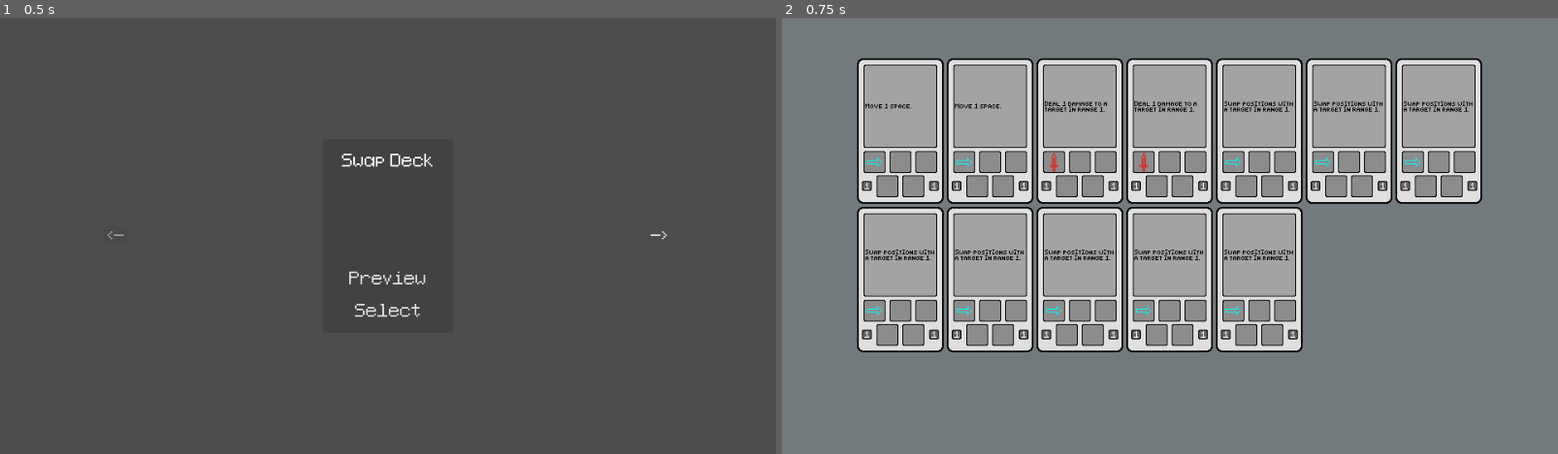
Above: before the commit, frames 1-2 (left to right).
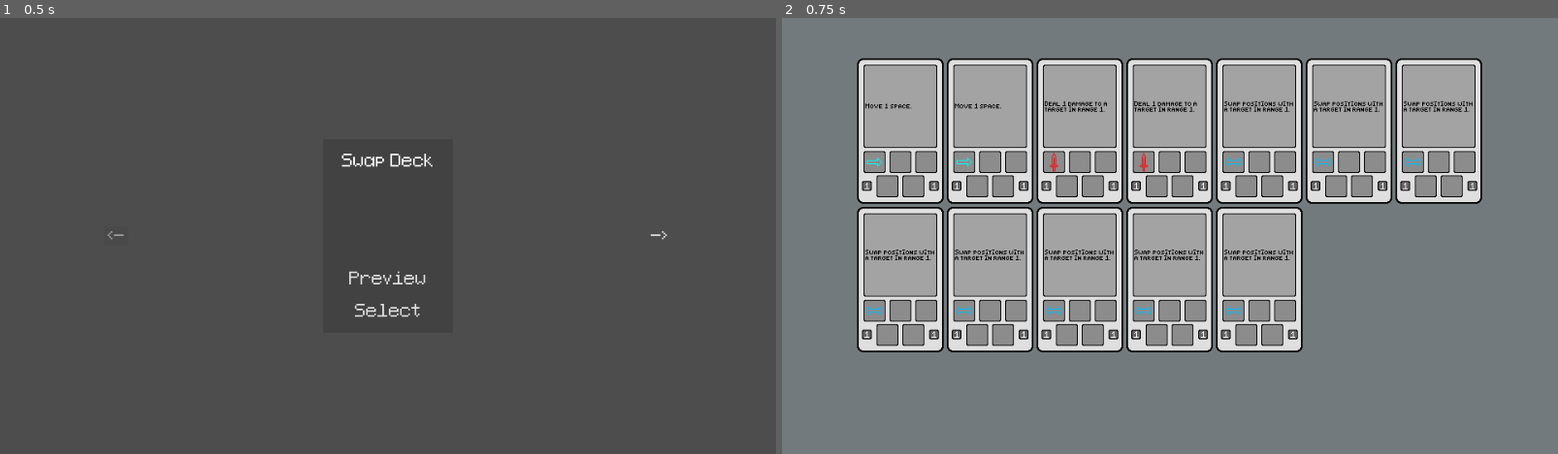
Above: after the commit, the same moments.

Repository: CattacoCattaco/strategy-deckbuilder-roguelike
Game: Godot game, scene res://deck_selection_screen/deck_selection_screen.tscn
The game is run twice, just before and just after one commit, with the same random seed, the same clock (stepped at 60 frames per second) and the same inputs.
Inputs:
- Up to frame 1 (0.5 s): no input
- Up to frame 2 (0.75 s): click "Preview" at 0.5 s

Frame 1 is identical in both runs. In frame 2, 0.2% of the frame differs, in the area x 10-83%, y 32-69%.

Commit message:
Add New Sprites
Added and implemented new thought bubbles, new action markers, and new modifier icons

Diff:
--- a/card/card.gd
+++ b/card/card.gd
@@ -135,20 +135,20 @@
 
 		var action_marker: Tile.ActionMarker
 
-		if effect.base_action is Modifier.Attack:
+		if effect.base_action is Modifier.Push:
+			action_marker = Tile.ActionMarker.PUSH
+		elif effect.base_action is Modifier.Swap:
+			action_marker = Tile.ActionMarker.SWAP
+		elif effect.base_action is Modifier.Attack:
 			action_marker = Tile.ActionMarker.ATTACK
+		elif effect.base_action is Modifier.Defend:
+			action_marker = Tile.ActionMarker.DEFEND
+		elif effect.base_action is Modifier.Poison:
+			action_marker = Tile.ActionMarker.POISON
+		elif effect.base_action is Modifier.Move:
+			action_marker = Tile.ActionMarker.MOVE
 		elif effect.base_action is Modifier.Heal:
 			action_marker = Tile.ActionMarker.HEAL
-		elif effect.base_action is Modifier.Move:
-			action_marker = Tile.ActionMarker.MOVE
-		elif effect.base_action is Modifier.Poison:
-			action_marker = Tile.ActionMarker.POISON
-		elif effect.base_action is Modifier.Defend:
-			action_marker = Tile.ActionMarker.PUSH
-		elif effect.base_action is Modifier.Push:
-			action_marker = Tile.ActionMarker.PUSH
-		elif effect.base_action is Modifier.Swap:
-			action_marker = Tile.ActionMarker.MOVE
 
 		for i in range(rep_count):
 			if i > 0:
--- a/card/modifier/modifier.gd
+++ b/card/modifier/modifier.gd
@@ -154,34 +154,34 @@
 
 
 	func _get_image() -> Texture2D:
+		return preload("res://card/modifier/defend.png")
+
+
+	func _get_sort_order() -> int:
+		return 3
+
+
+	func _get_text(effect_range: int, effect_size: int) -> String:
+		return "Give a target in range %d %d shield" % [effect_range, effect_size]
+
+
+	func _can_target(tile: Tile, _source: TileObject) -> bool:
+		if not tile.object:
+			return false
+
+		return tile.object.data.max_health != -1
+
+
+class Push extends BaseAction:
+	func _get_name() -> String:
+		return "Push"
+
+
+	func _get_image() -> Texture2D:
 		return preload("res://card/modifier/push.png")
 
 
 	func _get_sort_order() -> int:
-		return 3
-
-
-	func _get_text(effect_range: int, effect_size: int) -> String:
-		return "Give a target in range %d %d shield" % [effect_range, effect_size]
-
-
-	func _can_target(tile: Tile, _source: TileObject) -> bool:
-		if not tile.object:
-			return false
-
-		return tile.object.data.max_health != -1
-
-
-class Push extends BaseAction:
-	func _get_name() -> String:
-		return "Push"
-
-
-	func _get_image() -> Texture2D:
-		return preload("res://card/modifier/push.png")
-
-
-	func _get_sort_order() -> int:
 		return 17
 
 
@@ -205,7 +205,7 @@
 
 
 	func _get_image() -> Texture2D:
-		return preload("res://card/modifier/arrow.png")
+		return preload("res://card/modifier/swap.png")
 
 
 	func _get_sort_order() -> int:
--- a/deck_selection_screen/deck_selection_screen.gd
+++ b/deck_selection_screen/deck_selection_screen.gd
@@ -88,6 +88,9 @@
 		CardData.new([Modifier.Heal.new()], 1, 1),
 		CardData.new([Modifier.Push.new()], 2, 3),
 		CardData.new([Modifier.Push.new()], 1, 1),
+		CardData.new([Modifier.Swap.new()], 1, 6),
+		CardData.new([Modifier.Defend.new()], 3, 1),
+		CardData.new([Modifier.Defend.new(), Modifier.Swap.new(), Modifier.Push.new()], 1, 1),
 	]),
 ]
 
--- a/tile_grid/tile/tile.gd
+++ b/tile_grid/tile/tile.gd
@@ -3,12 +3,16 @@
 
 enum ActionMarker {
 	PUSH,
+	SWAP,
 	ATTACK,
+	DEFEND,
 	POISON,
 	MOVE,
 	HEAL,
 	ENEMY_PUSH,
+	ENEMY_SWAP,
 	ENEMY_ATTACK,
+	ENEMY_DEFEND,
 	ENEMY_POISON,
 	ENEMY_MOVE,
 	ENEMY_HEAL,
@@ -67,12 +71,12 @@
 
 		if effect.base_action is Modifier.Push:
 			marker_type = ActionMarker.ENEMY_PUSH
-		elif effect.base_action is Modifier.Defend:
-			marker_type = ActionMarker.ENEMY_PUSH
 		elif effect.base_action is Modifier.Swap:
-			marker_type = ActionMarker.ENEMY_MOVE
+			marker_type = ActionMarker.ENEMY_SWAP
 		elif effect.base_action is Modifier.Attack:
 			marker_type = ActionMarker.ENEMY_ATTACK
+		elif effect.base_action is Modifier.Defend:
+			marker_type = ActionMarker.ENEMY_DEFEND
 		elif effect.base_action is Modifier.Poison:
 			marker_type = ActionMarker.ENEMY_POISON
 		elif effect.base_action is Modifier.Move:
--- a/tile_grid/tile/tile.tscn
+++ b/tile_grid/tile/tile.tscn
@@ -6,20 +6,24 @@
 [ext_resource type="Texture2D" uid="uid://veqi5jg4hg7s" path="res://tile_grid/tile/action_markers/attack_marker.png" id="4_m4xch"]
 [ext_resource type="Texture2D" uid="uid://8484livdbcly" path="res://tile_grid/tile/action_markers/push_marker.png" id="4_qlsys"]
 [ext_resource type="Texture2D" uid="uid://ba7yj3f6jnd13" path="res://tile_grid/tile/action_markers/poison_marker.png" id="5_2s4jd"]
+[ext_resource type="Texture2D" uid="uid://crhxkbe2e42ro" path="res://tile_grid/tile/action_markers/swap_marker.png" id="5_2xeda"]
 [ext_resource type="Texture2D" uid="uid://56uyg7dx75c8" path="res://tile_grid/tile/action_markers/move_marker.png" id="6_a0n5t"]
 [ext_resource type="Texture2D" uid="uid://bd4uby3twrmrp" path="res://tile_grid/tile/action_markers/heal_marker.png" id="7_a3ykk"]
+[ext_resource type="Texture2D" uid="uid://biiemqhf2bhcd" path="res://tile_grid/tile/action_markers/defend_marker.png" id="7_l77t7"]
 [ext_resource type="Theme" uid="uid://cb7yvbnqqc1l" path="res://buttons/flat_button.tres" id="8_2s4jd"]
 [ext_resource type="Texture2D" uid="uid://dmsh45m347832" path="res://tile_grid/tile/action_markers/enemy_attack_marker.png" id="8_28gbb"]
 [ext_resource type="Texture2D" uid="uid://ddnbnu7kpus7i" path="res://tile_grid/tile/action_markers/enemy_poison_marker.png" id="9_o2a2l"]
 [ext_resource type="Texture2D" uid="uid://c2s1bav2fttbg" path="res://tile_grid/tile/action_markers/enemy_push_marker.png" id="9_y3ccy"]
 [ext_resource type="Texture2D" uid="uid://cmh6up588q5q4" path="res://tile_grid/tile/action_markers/enemy_move_marker.png" id="10_qlsys"]
 [ext_resource type="Texture2D" uid="uid://bipjtxwadh7q3" path="res://tile_grid/tile/action_markers/enemy_heal_marker.png" id="11_y3ccy"]
+[ext_resource type="Texture2D" uid="uid://3a7abxr7tsih" path="res://tile_grid/tile/action_markers/enemy_swap_marker.png" id="12_sgl0i"]
+[ext_resource type="Texture2D" uid="uid://cwepoevgjq7f" path="res://tile_grid/tile/action_markers/enemy_defend_marker.png" id="14_dvgx3"]
 
 [node name="Tile" type="Node2D" node_paths=PackedStringArray("bg", "action_markers", "inspect_button", "target_button")]
 script = ExtResource("1_btt4l")
 tile_object_scene = ExtResource("2_exanw")
 bg = NodePath("Sprite")
-action_markers = [NodePath("PushMarker"), NodePath("AttackMarker"), NodePath("PoisonMarker"), NodePath("MoveMarker"), NodePath("HealMarker"), NodePath("EnemyPushMarker"), NodePath("EnemyAttackMarker"), NodePath("EnemyPoisonMarker"), NodePath("EnemyMoveMarker"), NodePath("EnemyHealMarker")]
+action_markers = [NodePath("PushMarker"), NodePath("SwapMarker"), NodePath("AttackMarker"), NodePath("DefendMarker"), NodePath("PoisonMarker"), NodePath("MoveMarker"), NodePath("HealMarker"), NodePath("EnemyPushMarker"), NodePath("EnemySwapMarker"), NodePath("EnemyAttackMarker"), NodePath("EnemyDefendMarker"), NodePath("EnemyPoisonMarker"), NodePath("EnemyMoveMarker"), NodePath("EnemyHealMarker")]
 inspect_button = NodePath("InspectButton")
 target_button = NodePath("TargetButton")
 
@@ -32,9 +36,19 @@
 texture = ExtResource("4_qlsys")
 centered = false
 
+[node name="SwapMarker" type="Sprite2D" parent="."]
+visible = false
+texture = ExtResource("5_2xeda")
+centered = false
+
 [node name="AttackMarker" type="Sprite2D" parent="."]
 visible = false
 texture = ExtResource("4_m4xch")
+centered = false
+
+[node name="DefendMarker" type="Sprite2D" parent="."]
+visible = false
+texture = ExtResource("7_l77t7")
 centered = false
 
 [node name="PoisonMarker" type="Sprite2D" parent="."]
@@ -56,8 +70,16 @@
 texture = ExtResource("9_y3ccy")
 centered = false
 
+[node name="EnemySwapMarker" type="Sprite2D" parent="."]
+texture = ExtResource("12_sgl0i")
+centered = false
+
 [node name="EnemyAttackMarker" type="Sprite2D" parent="."]
 texture = ExtResource("8_28gbb")
+centered = false
+
+[node name="EnemyDefendMarker" type="Sprite2D" parent="."]
+texture = ExtResource("14_dvgx3")
 centered = false
 
 [node name="EnemyPoisonMarker" type="Sprite2D" parent="."]
--- a/tile_grid/tile/tile_object/tile_object.gd
+++ b/tile_grid/tile/tile_object/tile_object.gd
@@ -8,6 +8,9 @@
 	HEAL,
 	MOVE,
 	POISON,
+	PUSH,
+	DEFEND,
+	SWAP,
 	COMPLEX,
 }
 
@@ -17,6 +20,9 @@
 	preload("res://tile_grid/tile/tile_object/thought_bubble/thought_bubble_heal.png"),
 	preload("res://tile_grid/tile/tile_object/thought_bubble/thought_bubble_move.png"),
 	preload("res://tile_grid/tile/tile_object/thought_bubble/thought_bubble_poison.png"),
+	preload("res://tile_grid/tile/tile_object/thought_bubble/thought_bubble_push.png"),
+	preload("res://tile_grid/tile/tile_object/thought_bubble/thought_bubble_defend.png"),
+	preload("res://tile_grid/tile/tile_object/thought_bubble/thought_bubble_swap.png"),
 	preload("res://tile_grid/tile/tile_object/thought_bubble/thought_bubble_complex.png"),
 ]
 
@@ -352,45 +358,53 @@
 
 
 func display_action_thought_bubble(action: CardData) -> void:
-	var is_attack: bool = false
-	var is_heal: bool = false
-	var is_move: bool = false
-	var is_poison: bool = false
+	var thought_bubble_type: ThoughtBubbleType = ThoughtBubbleType.EMPTY
 
 	for modifier in action.modifiers:
 		if modifier is Modifier.Attack:
-			is_attack = true
-
-			if is_heal or is_move or is_poison:
-				set_thought_bubble(ThoughtBubbleType.COMPLEX)
-				return
+			if thought_bubble_type != ThoughtBubbleType.EMPTY:
+				set_thought_bubble(ThoughtBubbleType.COMPLEX)
+				return
+			else:
+				thought_bubble_type = ThoughtBubbleType.ATTACK
 		elif modifier is Modifier.Heal:
-			is_heal = true
-
-			if is_attack or is_move or is_poison:
-				set_thought_bubble(ThoughtBubbleType.COMPLEX)
-				return
+			if thought_bubble_type != ThoughtBubbleType.EMPTY:
+				set_thought_bubble(ThoughtBubbleType.COMPLEX)
+				return
+			else:
+				thought_bubble_type = ThoughtBubbleType.HEAL
 		elif modifier is Modifier.Move:
-			is_move = true
-
-			if is_attack or is_heal or is_poison:
-				set_thought_bubble(ThoughtBubbleType.COMPLEX)
-				return
+			if thought_bubble_type != ThoughtBubbleType.EMPTY:
+				set_thought_bubble(ThoughtBubbleType.COMPLEX)
+				return
+			else:
+				thought_bubble_type = ThoughtBubbleType.MOVE
 		elif modifier is Modifier.Poison:
-			is_poison = true
-
-			if is_attack or is_heal or is_move:
-				set_thought_bubble(ThoughtBubbleType.COMPLEX)
-				return
-
-	if is_attack:
-		set_thought_bubble(ThoughtBubbleType.ATTACK)
-	elif is_heal:
-		set_thought_bubble(ThoughtBubbleType.HEAL)
-	elif is_move:
-		set_thought_bubble(ThoughtBubbleType.MOVE)
-	elif is_poison:
-		set_thought_bubble(ThoughtBubbleType.POISON)
+			if thought_bubble_type != ThoughtBubbleType.EMPTY:
+				set_thought_bubble(ThoughtBubbleType.COMPLEX)
+				return
+			else:
+				thought_bubble_type = ThoughtBubbleType.POISON
+		elif modifier is Modifier.Push:
+			if thought_bubble_type != ThoughtBubbleType.EMPTY:
+				set_thought_bubble(ThoughtBubbleType.COMPLEX)
+				return
+			else:
+				thought_bubble_type = ThoughtBubbleType.PUSH
+		elif modifier is Modifier.Defend:
+			if thought_bubble_type != ThoughtBubbleType.EMPTY:
+				set_thought_bubble(ThoughtBubbleType.COMPLEX)
+				return
+			else:
+				thought_bubble_type = ThoughtBubbleType.DEFEND
+		elif modifier is Modifier.Swap:
+			if thought_bubble_type != ThoughtBubbleType.EMPTY:
+				set_thought_bubble(ThoughtBubbleType.COMPLEX)
+				return
+			else:
+				thought_bubble_type = ThoughtBubbleType.SWAP
+
+	set_thought_bubble(thought_bubble_type)
 
 
 func set_thought_bubble(type: ThoughtBubbleType) -> void:
--- a/tile_grid/tile/tile_object/tile_object.tscn
+++ b/tile_grid/tile/tile_object/tile_object.tscn
@@ -8,15 +8,14 @@
 [ext_resource type="Texture2D" uid="uid://00dpgd6fkw8o" path="res://tile_grid/tile/poison.png" id="5_2n5c3"]
 [ext_resource type="FontFile" uid="uid://dk14ye4bsbhg" path="res://font/Wild Jam 87 Font Small.ttf" id="7_cmywa"]
 
-[sub_resource type="Resource" id="Resource_2n5c3"]
+[sub_resource type="Resource" id="Resource_cmywa"]
 script = ExtResource("2_2i68v")
 metadata/_custom_type_script = "uid://c2nkdbuc7i2gr"
 
-[sub_resource type="Resource" id="Resource_ffs1b"]
+[sub_resource type="Resource" id="Resource_2n5c3"]
 script = ExtResource("3_cmywa")
 texture = ExtResource("2_634g3")
-pushable = null
-action_source = SubResource("Resource_2n5c3")
+action_source = SubResource("Resource_cmywa")
 metadata/_custom_type_script = "uid://g0hmwqu3bxiu"
 
 [sub_resource type="AtlasTexture" id="AtlasTexture_5k012"]
@@ -102,7 +101,7 @@
 poisoned_sprite = NodePath("Poison")
 thought_bubble = NodePath("ThoughtBubble")
 defense_label = NodePath("DefenseLabel")
-data = SubResource("Resource_ffs1b")
+data = SubResource("Resource_2n5c3")
 
 [node name="Sprite" type="AnimatedSprite2D" parent="."]
 sprite_frames = SubResource("SpriteFrames_sf4dn")
@@ -113,7 +112,7 @@
 [node name="Poison" type="AnimatedSprite2D" parent="."]
 visible = false
 sprite_frames = SubResource("SpriteFrames_nfi5s")
-frame_progress = 0.28714377
+frame_progress = 0.50647163
 centered = false
 
 [node name="ThoughtBubble" type="Sprite2D" parent="."]
Binary file added: card/modifier/defend.png
Not shown, added: card/modifier/defend.png.import
Binary file added: card/modifier/swap.png
Not shown, added: card/modifier/swap.png.import
Binary file added: tile_grid/tile/action_markers/defend_marker.png
Not shown, added: tile_grid/tile/action_markers/defend_marker.png.import
Binary file added: tile_grid/tile/action_markers/enemy_defend_marker.png
Not shown, added: tile_grid/tile/action_markers/enemy_defend_marker.png.import
Binary file added: tile_grid/tile/action_markers/enemy_swap_marker.png
Not shown, added: tile_grid/tile/action_markers/enemy_swap_marker.png.import
Binary file added: tile_grid/tile/action_markers/swap_marker.png
Not shown, added: tile_grid/tile/action_markers/swap_marker.png.import
(and 7 more such lines)
